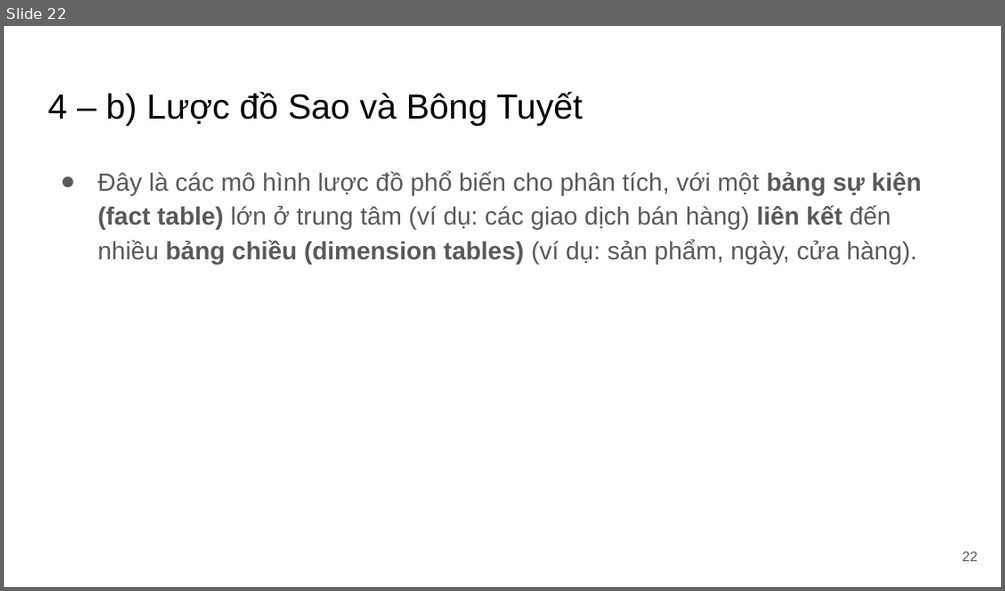
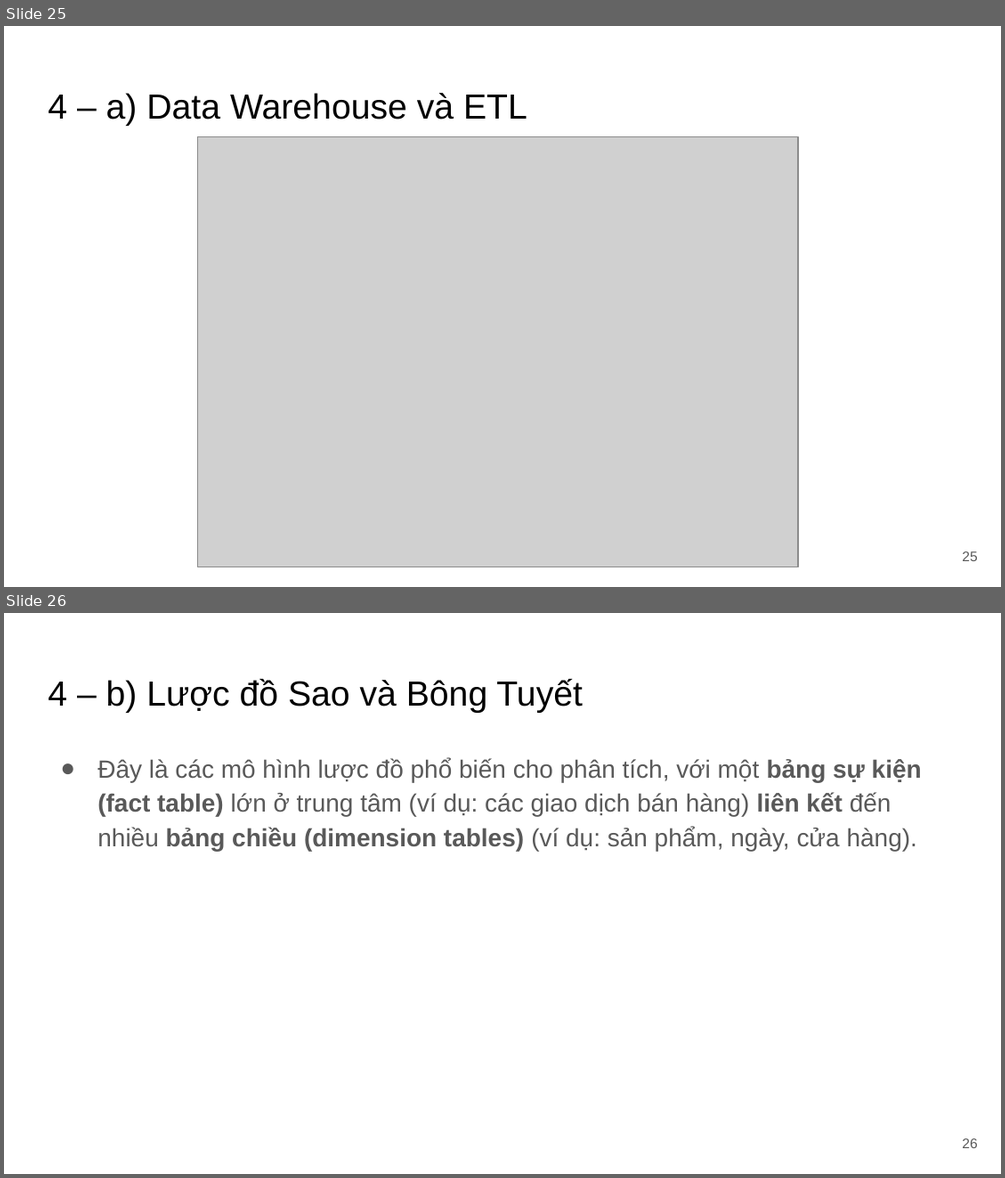
Before and after one commit to TrinhHuuTho/Big_Data, a slide deck: Presentation/Slide.pptx. Shown one above the other, each under a label of ours: slide 22 before the commit, slides 25 and 26 after it. The pictures are 1005x591 and 1005x1178 pixels, drawn with LibreOffice and Linux fonts; fonts in the diff are those of the drawing; grey boxes stand for pictures. Boxes give left, top, right and bottom in pixels: in the first picture for what was removed or moved away, otherwise in the second. Text is boxed around its words. In the diff, an @@ line names an element or a change of style, - is before the commit and + after.

Commit message:
Add Iris dataset and related images for lab6
- Added iris.csv containing sepal and petal measurements for Iris species.
- Included cross_val.png for cross-validation visualization.
- Added holdout_model_selection.JPG for model selection illustration.
- Included iris.png for data visualization of the Iris dataset.

```diff
--- a/Presentation/Slide.pptx
+++ b/Presentation/Slide.pptx
@@ slide 25 added at (x1=4, y1=26, x2=1001, y2=587), background #FFFFFF @@
@@ title added at (x1=48, y1=93, x2=527, y2=126), 25.2 pt, text #000000 @@
+4 – a) Data Warehouse và ETL
@@ picture added at (x1=197, y1=136, x2=799, y2=566) @@
@@ page number added at (x1=962, y1=551, x2=977, y2=561), 10 pt, text #595959 @@
+25
@@ what was slide 22 is now slide 26 @@
@@ page number at (x1=962, y1=1138, x2=977, y2=1148): text changed @@
-22
+26
```
Also in this commit, not shown: 4 other slides added, 26 other files.
